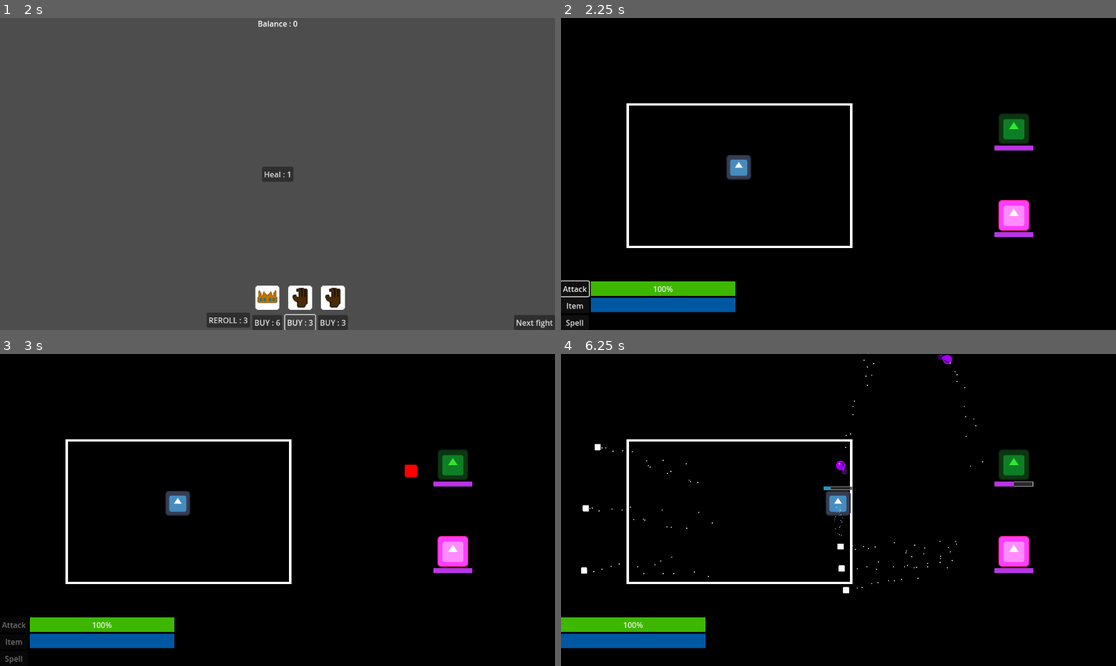
Above: before the commit, frames 1-4 (two rows, left to right).
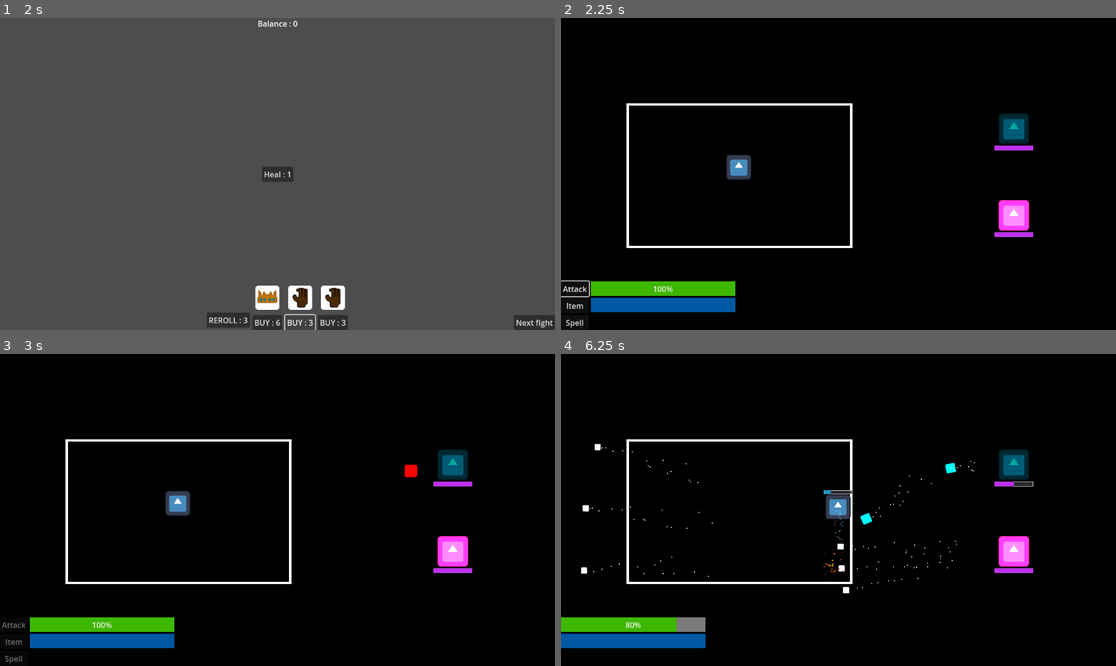
Above: after the commit, the same moments.

Repository: kriegueur/shovel_jam
Game: Godot game, scene res://scenes/shop.tscn
Same seed, same stepped clock (60 frames per second), same inputs: the game is played once before the commit and once after it. This scene is started directly instead of the project's main scene. The engine's default icon, where the game draws it, is replaced by a stand-in: a white triangle on a blue panel in a dark square.
Inputs (mouse positions are in pixels of both pictures, inside the frame that each line leads up to):
- Up to frame 1 (2 s): click "BUY : 6" at 0.5 s; click "BUY : 3" at 1.25 s
- Up to frame 2 (2.25 s): click "Next fight" at 2 s
- Up to frame 3 (3 s): click "Attack" at 2.75 s
- Up to frame 4 (6.25 s): tap Enter (ui_accept) at 3.5, 3.77, 4.52, 6.02 s; move the mouse to (960, 494) at 3.52 s; hold D (right) 3.53-4.28 s; tap Shift (dash) every 0.75 s from 3.6 to 5.85 s; move the mouse to (727, 525) at 4.27 s; hold S (down) 4.28-5.03 s; move the mouse to (894, 441) at 5.02 s; hold D (right) 5.03-5.78 s; move the mouse to (810, 572) at 5.77 s; hold Up (ui_up) from 5.78 s (still down)

Frame 1 is identical in both runs. In frame 2, 0.5% of the frame differs, in the area x 78-85%, y 30-41%; in frame 3, 0.5%; in frame 4, 1.4%, in the area x 11-85%, y 0-90%.

Commit message:
bossfight and winnable game

Diff:
--- a/scenes/shop.tscn
+++ b/scenes/shop.tscn
@@ -91,3 +91,14 @@
 offset_right = 40.0
 offset_bottom = 20.0
 grow_vertical = 2
+
+[node name="Warning" type="Label" parent="."]
+visible = false
+layout_mode = 0
+offset_left = 358.0
+offset_top = 118.0
+offset_right = 806.0
+offset_bottom = 187.0
+theme_override_colors/font_color = Color(100, 0, 0, 1)
+theme_override_font_sizes/font_size = 50
+text = "BOSS INCOMMING"
--- /dev/null
+++ b/scenes/win_screen.tscn
@@ -0,0 +1,38 @@
+[gd_scene load_steps=2 format=3 uid="uid://chcbafl8ohoop"]
+
+[ext_resource type="Script" uid="uid://cqdnhsv336u3c" path="res://scripts/win_screen.gd" id="1_wv5lq"]
+
+[node name="WinScreen" type="Control"]
+layout_mode = 3
+anchors_preset = 15
+anchor_right = 1.0
+anchor_bottom = 1.0
+grow_horizontal = 2
+grow_vertical = 2
+script = ExtResource("1_wv5lq")
+
+[node name="VBoxContainer" type="VBoxContainer" parent="."]
+layout_mode = 1
+anchors_preset = 8
+anchor_left = 0.5
+anchor_top = 0.5
+anchor_right = 0.5
+anchor_bottom = 0.5
+offset_left = -20.0
+offset_top = -20.0
+offset_right = 20.0
+offset_bottom = 20.0
+grow_horizontal = 2
+grow_vertical = 2
+
+[node name="Label" type="Label" parent="VBoxContainer"]
+layout_mode = 2
+theme_override_font_sizes/font_size = 100
+text = "YOU WIN !"
+horizontal_alignment = 1
+
+[node name="Button" type="Button" parent="VBoxContainer"]
+layout_mode = 2
+size_flags_horizontal = 4
+theme_override_font_sizes/font_size = 60
+text = "PLAY AGAIN"
--- a/scripts/battle_scene.gd
+++ b/scripts/battle_scene.gd
@@ -13,14 +13,14 @@
 		["bomberman_shot"],
 		["homing_projectile"],
 		["simple_shot", "simple_shot"],
-		["bomberman_shot", "tri_shot"],
 		["bomberman_shot", "homing_projectile"],
 		["bomberman_shot", "tri_shot"],
 		["homing_projectile", "tri_shot"],
 		["simple_shot", "simple_shot", "simple_shot"],
+		["homing_projectile", "homing_projectile"]
 	],
 	"boss1" : [
-		["simple_shot", "snow_summoner", "tri_shot"],
+		["simple_shot", "snow_summoner", "simple_shot"],
 		["snow_summoner", "tri_shot"],
 		["snow_summoner", "homing_projectile"],
 	]
@@ -77,7 +77,11 @@
 
 func init_enemies():
 	var current_world = GameState.current_world
-	var possible_groups = MOB_GROUPS["world" + str(current_world)]
+	var possible_groups
+	if GameState.current_battle < GameState.WAVESPERWORLD:
+		possible_groups = MOB_GROUPS["world" + str(current_world)]
+	else:
+		possible_groups = MOB_GROUPS["boss" + str(current_world)]
 	var chosen_group = rng.randi_range(0,len(possible_groups) - 1)
 	var positions = []
 	match len(possible_groups[chosen_group]):
@@ -150,5 +154,9 @@
 		battle_over()
 
 func battle_over():
-	GameState.cash_reward()
-	get_tree().change_scene_to_file("res://scenes/shop.tscn")
+	if GameState.current_battle < GameState.WAVESPERWORLD:
+		GameState.cash_reward()
+		GameState.current_battle += 1
+		get_tree().change_scene_to_file("res://scenes/shop.tscn")
+	else:
+		get_tree().change_scene_to_file("res://scenes/win_screen.tscn")
--- a/scripts/game_state.gd
+++ b/scripts/game_state.gd
@@ -3,8 +3,11 @@
 signal cash_changed
 signal inventory_changed # True if adding to inventory
 
+const WAVESPERWORLD : int = 5
+
 const STARTING_WORLD : int = 1
 var current_world : int = STARTING_WORLD
+var current_battle = 0
 
 const STARTING_CASH : int = 0
 var cash : int = STARTING_CASH
@@ -106,6 +109,7 @@
 
 func reset():
 	current_world = STARTING_WORLD
+	current_battle = 0
 	cash = STARTING_CASH
 	damage_addon = 0
 	player_damage = BASE_DAMAGE + damage_addon
--- a/scripts/shop.gd
+++ b/scripts/shop.gd
@@ -69,6 +69,8 @@
 		if pay(REROLL_PRICE):
 			get_tree().reload_current_scene()
 	)
+	if GameState.current_battle >= GameState.WAVESPERWORLD:
+		$Warning.show()
 
 func set_inventory_indexes():
 	var i : int = 0
--- /dev/null
+++ b/scripts/win_screen.gd
@@ -0,0 +1,13 @@
+extends Control
+
+
+# Called when the node enters the scene tree for the first time.
+func _ready() -> void:
+	$VBoxContainer/Button.connect("pressed", func():
+		GameState.reset()
+		get_tree().change_scene_to_file("res://scenes/battle_scene.tscn")
+	)
+
+# Called every frame. 'delta' is the elapsed time since the previous frame.
+func _process(delta: float) -> void:
+	pass
Not shown, added: scripts/win_screen.gd.uid
